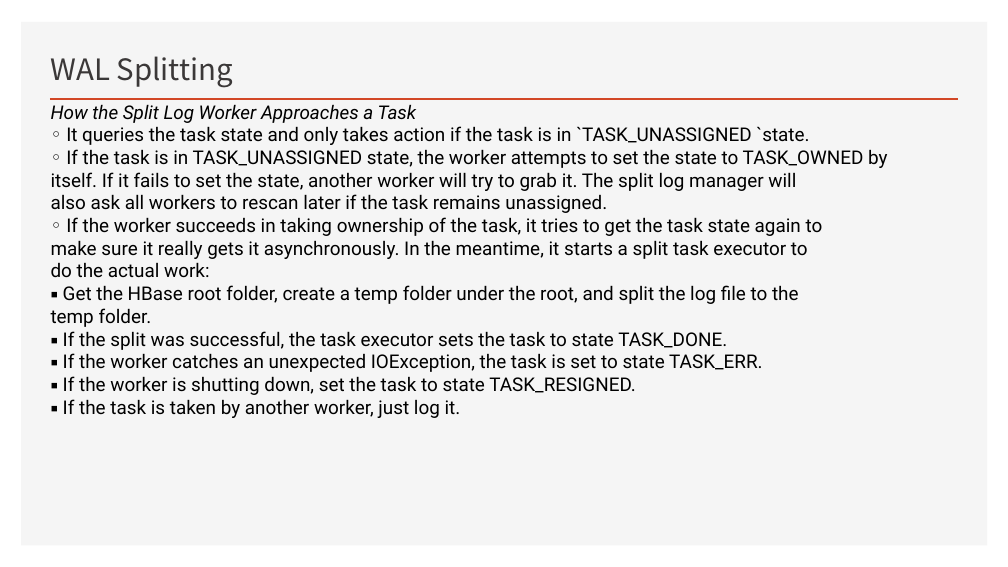
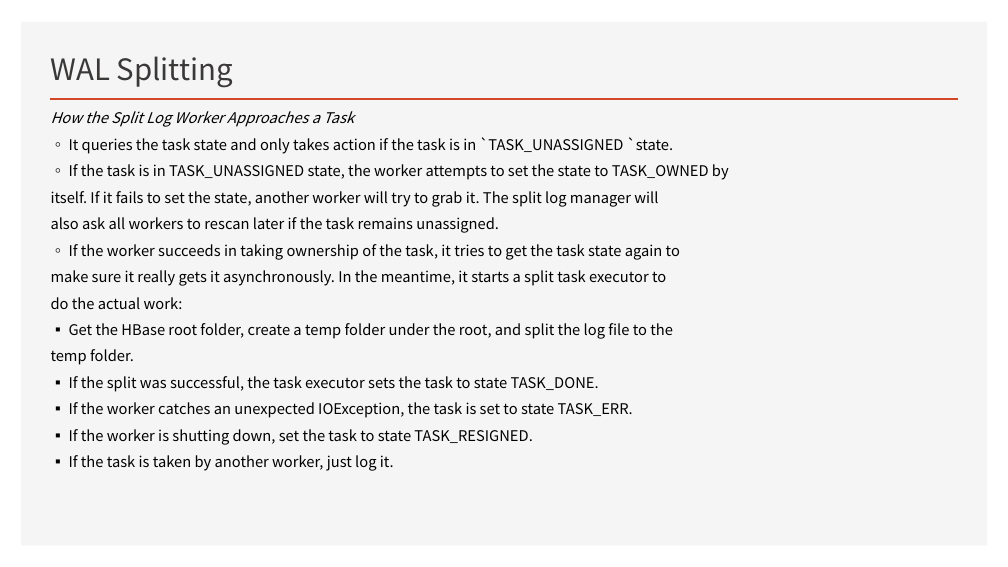
Before and after one commit to Zhangwusheng/Zhangwusheng.github.io, a slide deck: slide 30 of _posts/Hbase基本原理副本.pptx. Drawn at 1008x567 pixels with LibreOffice and Linux fonts; fonts in the diff are those of the drawing. Boxes give left, top, right and bottom in pixels: in the first picture for what was removed or moved away, otherwise in the second. Text is boxed around its words. In the diff, an @@ line names an element or a change of style, - is before the commit and + after.

```diff
--- a/_posts/Hbase基本原理副本.pptx
+++ b/_posts/Hbase基本原理副本.pptx
@@ text "How the Split Log Worker ..." at [51, 111, 729, 471]: size 18 to 14 pt, font Roboto to Noto Sans CJK SC; line spacing 1 to 1.5 @@
```
Also in this commit, not shown: 1 other slide changed, 5 slides added, 6 slides removed, 1 other file.
